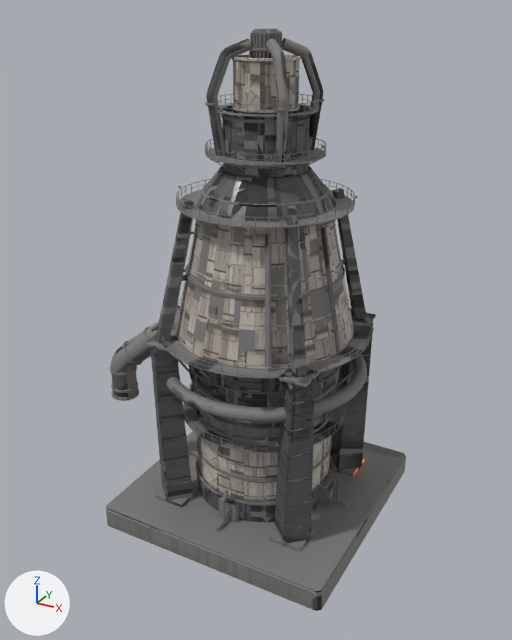
Before and after pictures for a commit that changed the glTF model Scene3D/assets/parts-colony/blastFurnace.glb.
One viewpoint serves both versions: a camera (50 mm lens) standing at (39.4, -74.0, 64.4) and looking at (-0.8, -0.8, 27.8). The axes (+X, +Y, +Z) are drawn at lower left. The lights are the same throughout. The picture after the commit comes second. Vertices at exactly the same position are counted once.

Names of what the first picture shows: 'blastFurnace'.
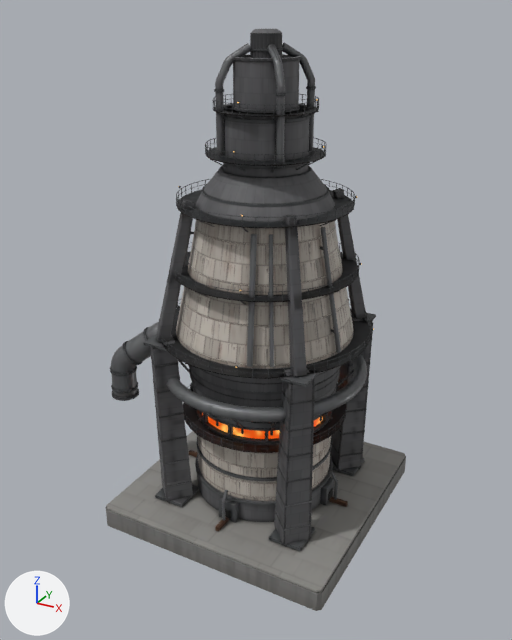
The edits, one by one:
me_blastfurnace is used by ob_blastfurnace; location (0.0, 0.0, 0.0).
me_blastfurnace had 28845 vertices, 46262 faces and spanned x -20.9..16.0, y -16.0..16.0, z 0.0..62.4.
me_blastfurnace now has 29499 vertices, 47320 faces and spans x -20.9..16.0, y -16.0..16.0, z 0.0..62.4.
me_blastfurnace part 1: the loose piece of 70 vertices spanning x -10.7..-7.5, y -6.3..-4.2, z 27.1..41.9 is copied, and the copy is multiplied about its middle by the matrix ((1.197, 0.0, -0.295), (0.016, 1.242, 0.065), (0.265, -0.14, 0.966)), then moved by (12.6, -4.6, 0.0); it spans x 2.7..4.4, y -11.6..-8.0, z 27.1..41.9.
me_blastfurnace part 2: the loose piece of 192 vertices spanning x -11.1..11.1, y -11.1..11.1, z 14.9..15.0 is copied, and the copy is scaled about its middle by (1.05, 1.05, 1), then moved by (0.0, 0.0, 20.0); it spans x -11.6..11.6, y -11.6..11.6, z 34.9..35.0.
me_blastfurnace part 3: 20 loose pieces with 552 vertices, spanning x -8.1..8.1, y -10.0..8.5, z 4.4..54.8, are deleted.
me_blastfurnace part 4: 122 vertices moved within x -17.1..10.3, y -8.5..8.5, z 5.8..48.7; 10547 vertices removed from x -20.3..11.3, y -11.3..11.3, z 3.0..61.5; 11181 vertices added at x -20.7..11.6, y -12.2..12.2, z 3.0..61.0.
me_blastfurnace part 5: 25693 kept faces spanning x -20.9..16.0, y -16.0..16.0, z 0.0..62.4 get new texture (UV) coordinates.
me_blastfurnace part 6: 1240 faces spanning x -3.8..3.8, y -3.8..3.8, z 54.0..59.6 switch from mat_colony_blastfurnace_2 to mat_colony_blastfurnace_3.
Other edits to the shape of me_blastfurnace do not show in these pictures.

What differs and where, as boxes [x1, y1, x2, y2] in the pictures (512 x 640 px; the box of a moved part takes in the faces that stretch with it):
part 1 of me_blastfurnace, added: after [247, 234, 257, 367]
part 2 of me_blastfurnace, added: after [174, 251, 358, 302]
part 3 of me_blastfurnace, deleted: before [205, 99, 324, 111]
part 4 of me_blastfurnace, moved or reshaped: before [111, 38, 354, 522]; after [111, 43, 362, 522]
part 5 of me_blastfurnace, surface changed: [106, 29, 406, 611] in both
part 6 of me_blastfurnace, recoloured (darker): [233, 54, 301, 113] in both
